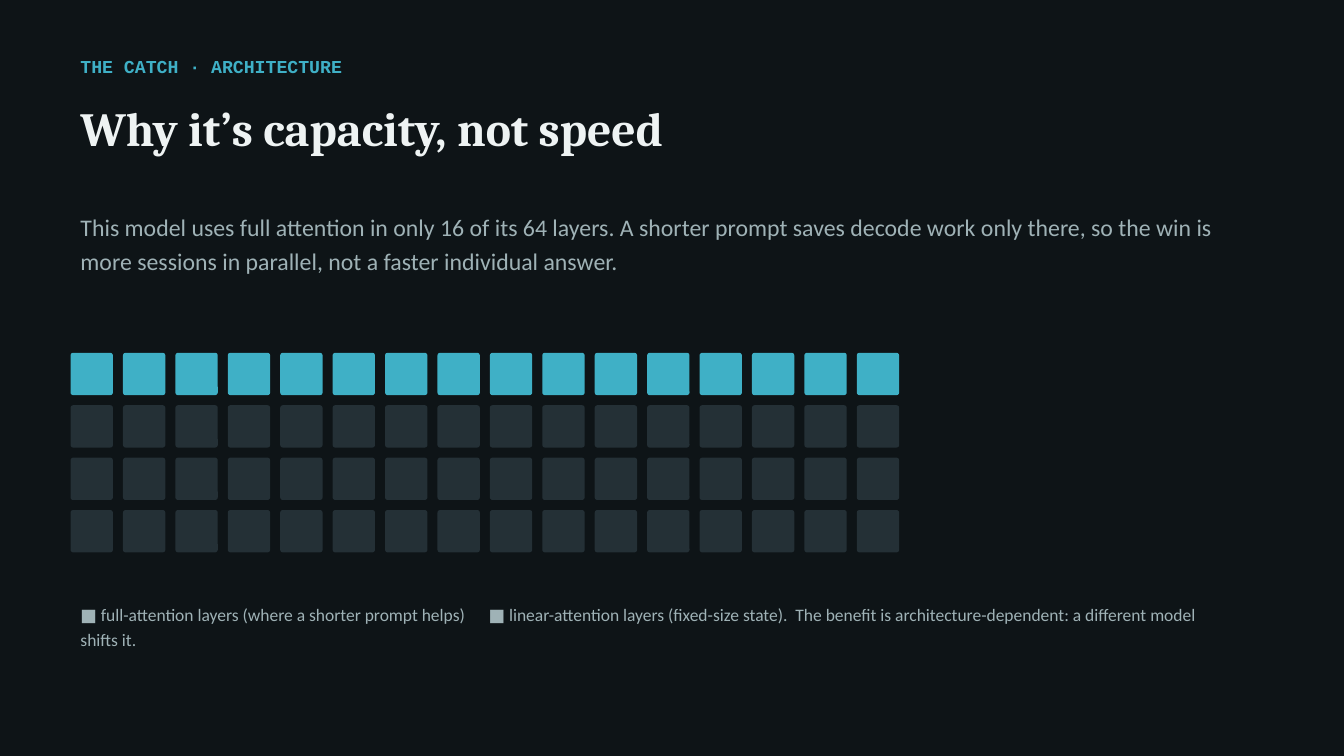
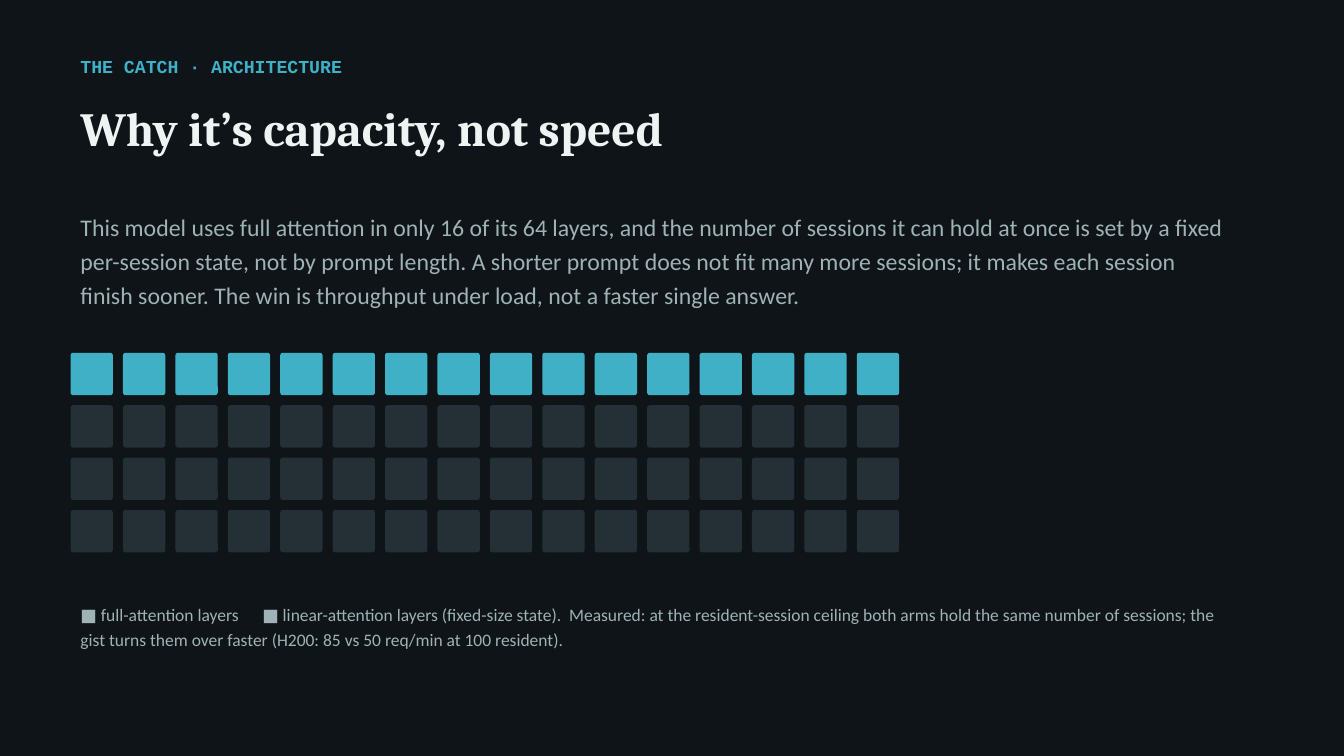
Before and after one commit to arunmenon/gisting-coding-agent, a slide deck: slide 8 of Gisting-CTO-deck.pptx. Drawn at 1344x756 pixels with LibreOffice and Linux fonts; fonts in the diff are those of the drawing. Boxes give left, top, right and bottom in pixels: in the first picture for what was removed or moved away, otherwise in the second. Text is boxed around its words. In the diff, an @@ line names an element or a change of style, - is before the commit and + after.

Commit message:
J10 write-up: paper 5.6 rewritten with tuned repeated serving benchmark (2x at SLO, +44% peak, cache ablation, ceiling mechanism, cost-lever framing); deck + cost-lever slide; email, README, journey entry

```diff
--- a/Gisting-CTO-deck.pptx
+++ b/Gisting-CTO-deck.pptx
@@ text at (x1=80, y1=219, x2=1222, y2=308): text changed @@
-This model uses full attention in only 16 of its 64 layers. A shorter prompt saves decode work only there, so the win is more sessions in parallel, not a faster individual answer.
+This model uses full attention in only 16 of its 64 layers, and the number of sessions it can hold at once is set by a fixed per-session state, not by prompt length. A shorter prompt does not fit many more sessions; it makes each session finish sooner. The win is throughput under load, not a faster single answer.
@@ text at (x1=80, y1=608, x2=1214, y2=649): text changed @@
-■ full-attention layers (where a shorter prompt helps) ■ linear-attention layers (fixed-size state). The benefit is architecture-dependent: a different model shifts it.
+■ full-attention layers ■ linear-attention layers (fixed-size state). Measured: at the resident-session ceiling both arms hold the same number of sessions; the gist turns them over faster (H200: 85 vs 50 req/min at 100 resident).
```
Also in this commit, not shown: 5 other slides changed, 2 slides added, 1 slide removed, 13 other files.
